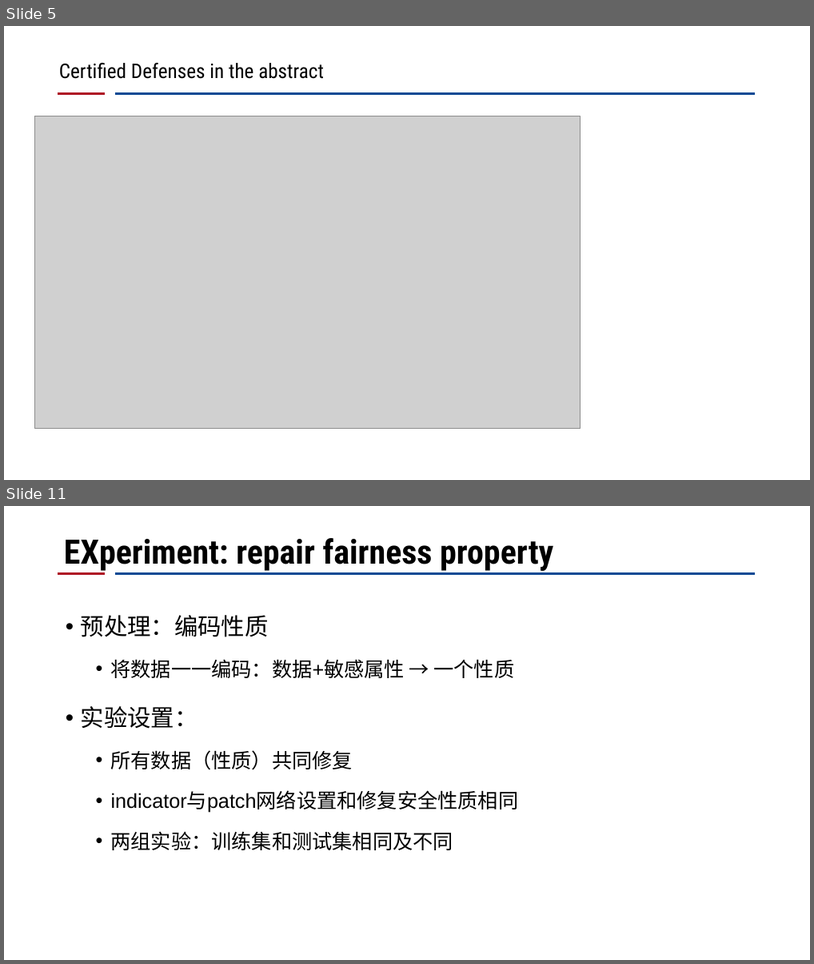
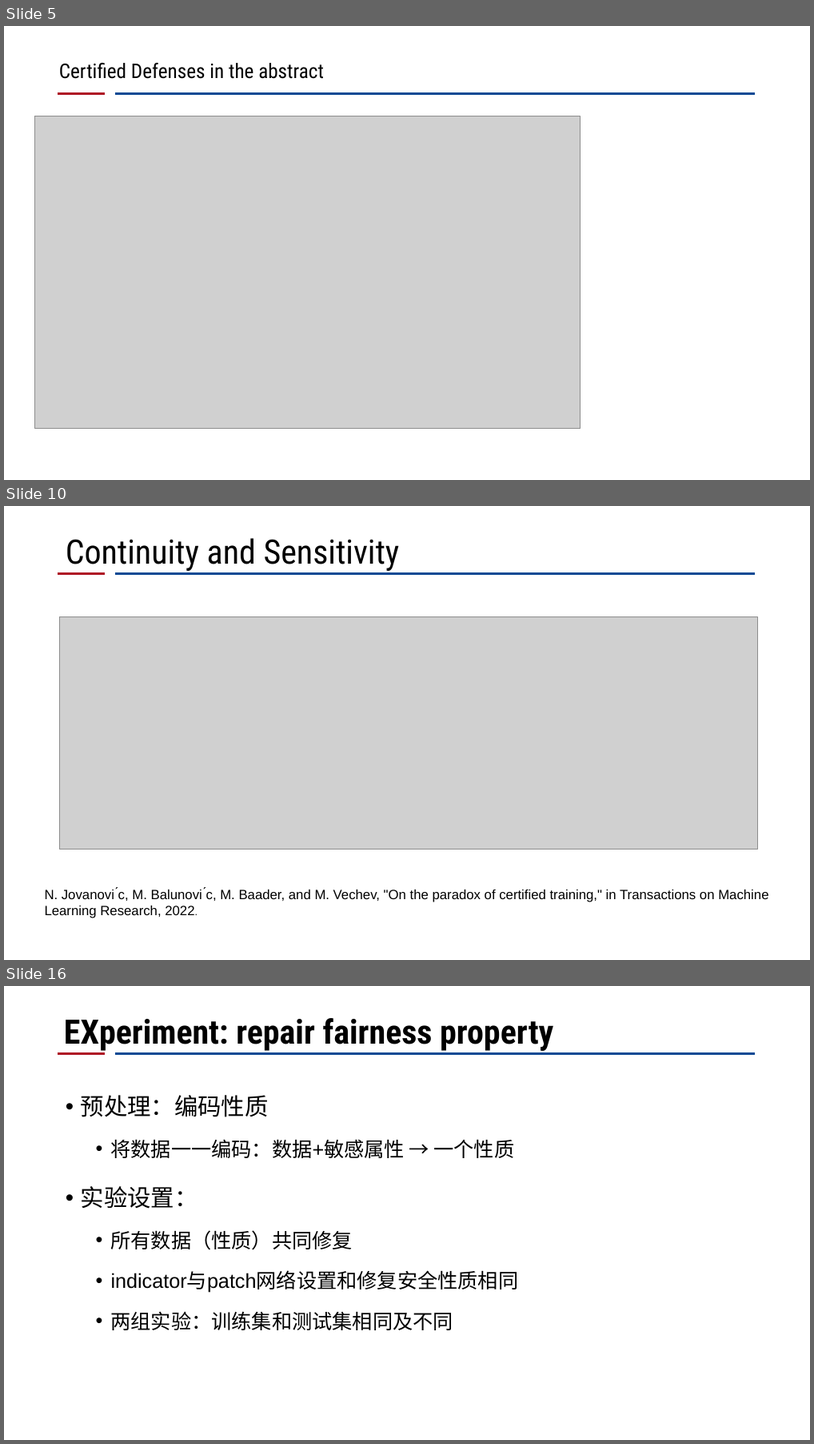
Before and after one commit to CRhapsody/Presentation_Slides, a slide deck: certified defense.pptx. Shown one above the other, each under a label of ours: slides 5 and 11 before the commit, slides 5, 10 and 16 after it; the slides between them are not shown. The pictures are 814x964 and 814x1444 pixels, drawn with LibreOffice and Linux fonts; fonts in the diff are those of the drawing; grey boxes stand for pictures; background and template pictures are left out. Boxes give left, top, right and bottom in pixels: in the first picture for what was removed or moved away, otherwise in the second. Text is boxed around its words. In the diff, an @@ line names an element or a change of style, - is before the commit and + after.

Commit message:
'modified_certified_training'

```diff
--- a/certified defense.pptx
+++ b/certified defense.pptx
@@ slide 10 added at [4, 506, 810, 960], background #FFFFFF; not listed: 2 template elements that a slide beside it also shows @@
@@ title added at [66, 538, 400, 571], 40 pt, text #000000 @@
+Continuity and Sensitivity
@@ picture added at [60, 616, 758, 849] @@
@@ text added at [45, 888, 769, 918], 16 pt, text #000000 @@
+N. Jovanovi ́c, M. Balunovi ́c, M. Baader, and M. Vechev, "On the paradox of certified training," in Transactions on Machine Learning Research, 2022.
@@ what was slide 11 is now slide 16 @@
```
Also in this commit, not shown: 4 slides changed, 7 other slides added, 3 slides removed.
